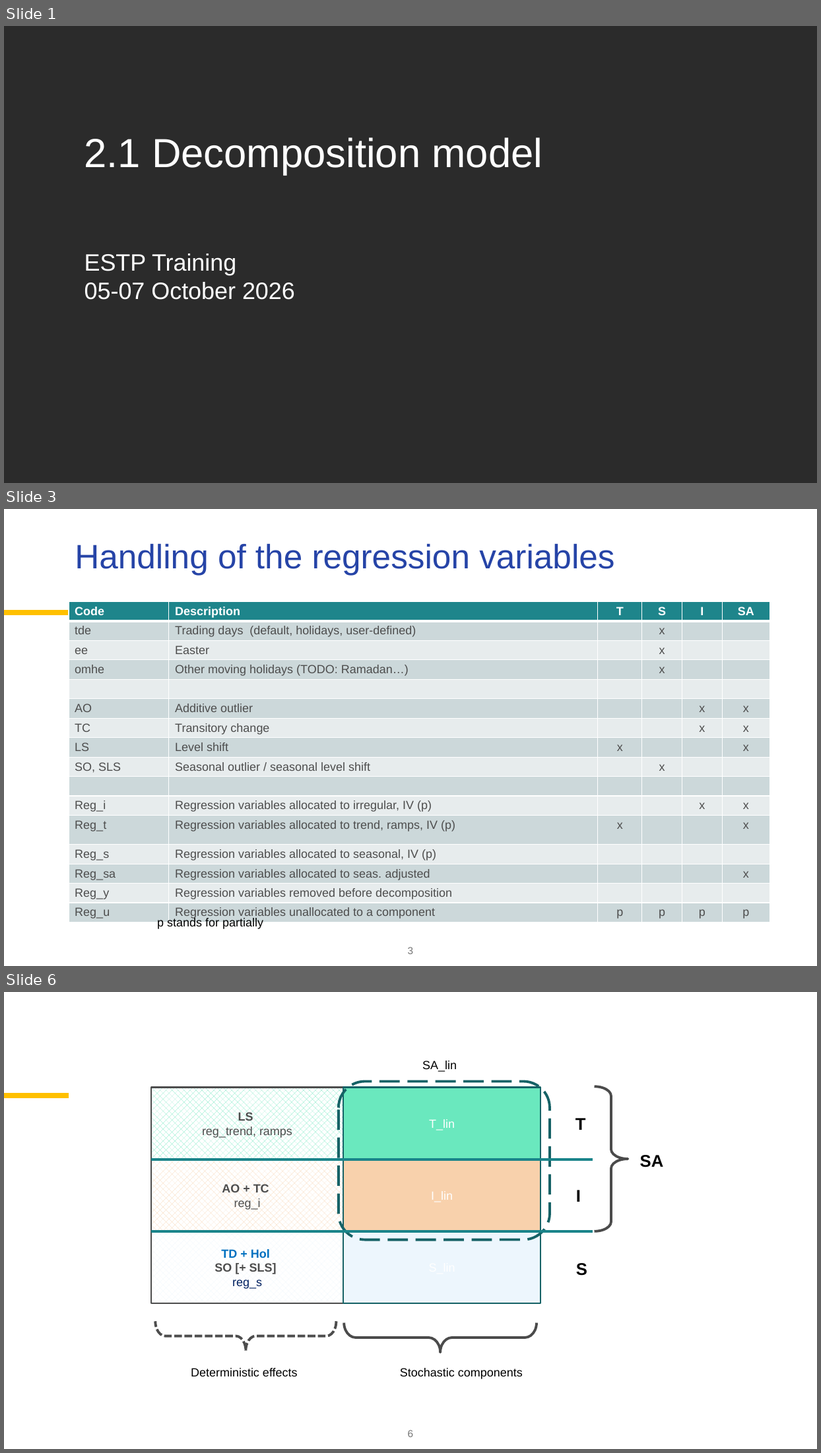
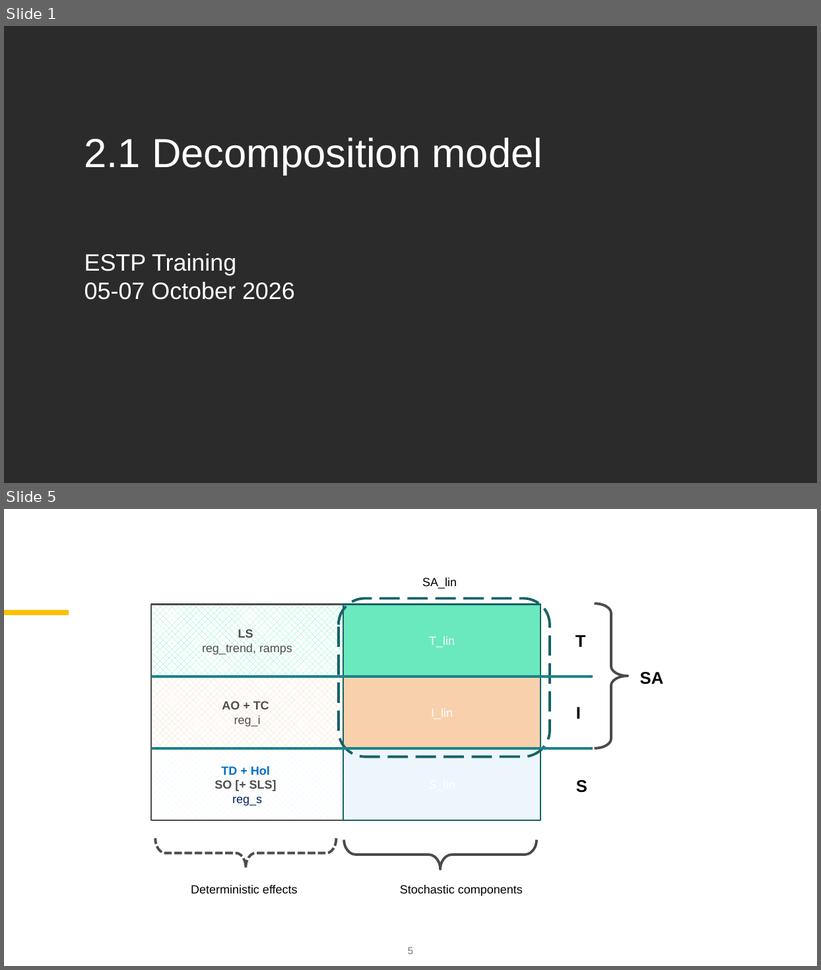
Before and after one commit to palatej/ESTP2026, a slide deck: 2.1 Decomposition model.pptx. Shown one above the other, each under a label of ours: slides 1, 3 and 6 before the commit, slides 1 and 5 after it; the slides between them are not shown. The pictures are 821x1453 and 821x970 pixels, drawn with LibreOffice and Linux fonts; fonts in the diff are those of the drawing; background and template pictures are left out; a plain dark background stands for a picture behind light text. Boxes give left, top, right and bottom in pixels: in the first picture for what was removed or moved away, otherwise in the second. Text is boxed around its words. In the diff, an @@ line names an element or a change of style, - is before the commit and + after.

Commit message:
Decomposition

```diff
--- a/2.1 Decomposition model.pptx
+++ b/2.1 Decomposition model.pptx
@@ slide 3 removed at (4, 509, 817, 966), background #FFFFFF; not listed: 1 template element that a slide beside it also shows @@
@@ title removed at (75, 543, 614, 575) @@
-Handling of the regression variables
@@ table removed at (69, 601, 770, 936), 16 rows, 6 columns @@
-Code | Description | T | S | I | SA
-tde | Trading days (default, holidays, user-defined) |  | x |  | 
-ee | Easter |  | x |  | 
-omhe | Other moving holidays (TODO: Ramadan…) |  | x |  | 
- |  |  |  |  | 
-AO | Additive outlier |  |  | x | x
-TC | Transitory change |  |  | x | x
-LS | Level shift | x |  |  | x
-SO, SLS | Seasonal outlier / seasonal level shift |  | x |  | 
- |  |  |  |  | 
-Reg_i | Regression variables allocated to irregular, IV (p) |  |  | x | x
-Reg_t | Regression variables allocated to trend, ramps, IV (p) | x |  |  | x
-Reg_s | Regression variables allocated to seasonal, IV (p) |  |  |  | 
-Reg_sa | Regression variables allocated to seas. adjusted |  |  |  | x
-Reg_y | Regression variables removed before decomposition |  |  |  | 
-Reg_u | Regression variables unallocated to a component | p | p | p | p
@@ text removed at (157, 918, 263, 929) @@
-p stands for partially
@@ page number removed at (408, 947, 414, 955) @@
-3
@@ what was slide 6 is now slide 5 @@
```
Also in this commit, not shown: 1 slide changed, 2 slides added, 2 other slides removed, 5 other files.
